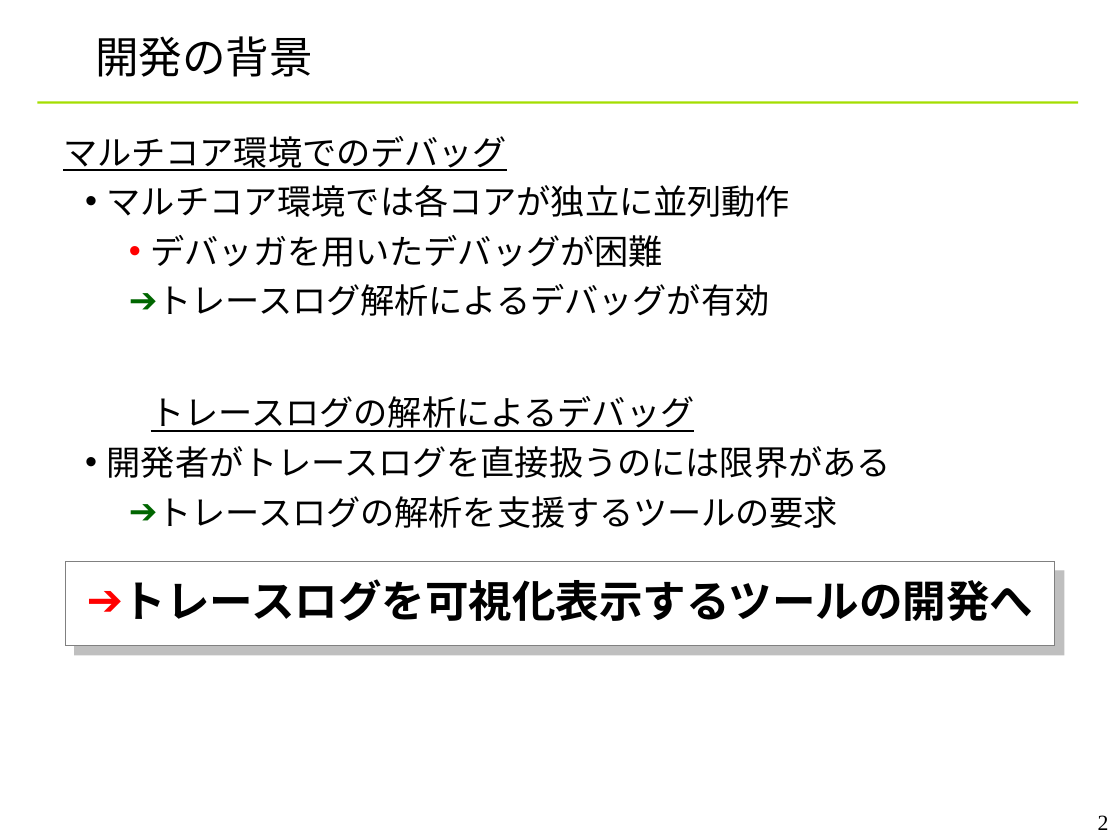
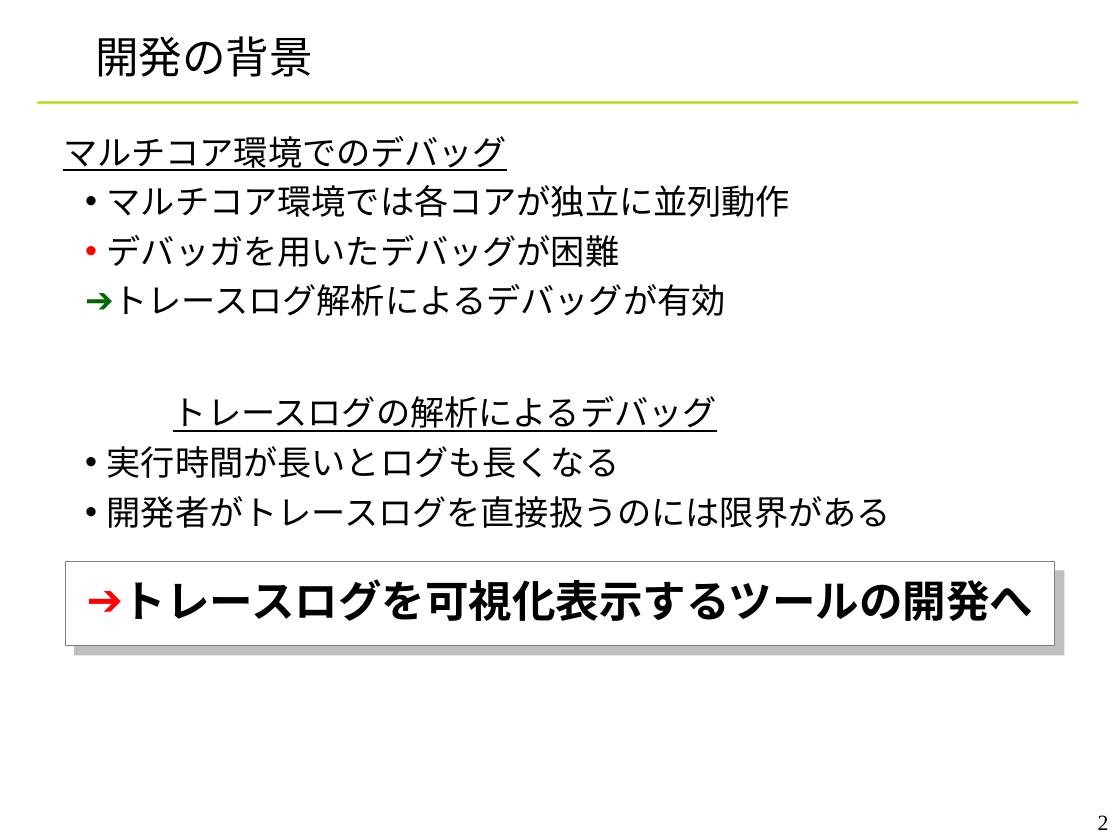
Before and after one commit to YixiaoLi/tlv4mc, a slide deck: slide 2 of doc/phase4/joho_koukankai/ojl-2nd-comm-yanagi.ppt. Drawn at 1120x840 pixels with LibreOffice and Linux fonts; fonts in the diff are those of the drawing; background and template pictures are left out. Boxes give left, top, right and bottom in pixels: in the first picture for what was removed or moved away, otherwise in the second. Text is boxed around its words. In the diff, an @@ line names an element or a change of style, - is before the commit and + after.

```diff
--- a/doc/phase4/joho_koukankai/ojl-2nd-comm-yanagi.ppt
+++ b/doc/phase4/joho_koukankai/ojl-2nd-comm-yanagi.ppt
@@ text at (x1=107, y1=235, x2=726, y2=316): list level 3 to 2 in "デバッガを用いたデバッグが困難"; list level 3 to 2 in "トレースログ解析によるデバッグが有効" @@
@@ text at (x1=107, y1=446, x2=619, y2=478): paragraph added @@
+  • 実行時間が長いとログも長くなる
@@ text at (x1=157, y1=496, x2=838, y2=528): paragraph removed @@
-    ➔ トレースログの解析を支援するツールの要求
```
Also in this commit, not shown: 12 other slides changed, 2 slides added.
